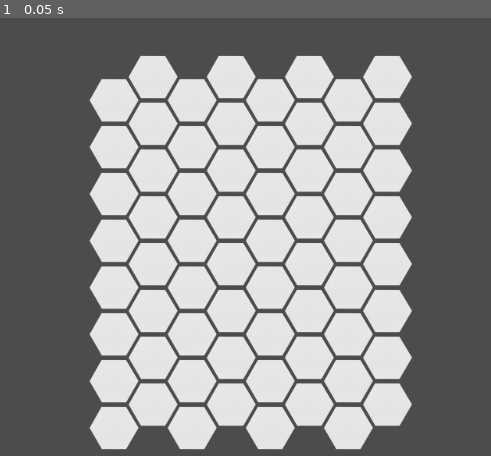
Above: before the commit, frame 1.
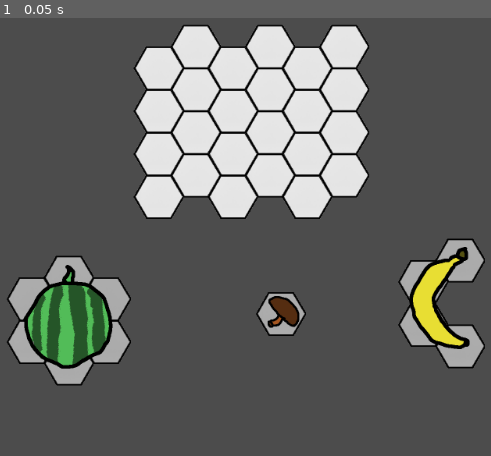
Above: after the commit, the same moment.

Repository: zhimingc/cook-bag
Game: Godot game, scene res://Main/Sandbox.tscn
The game is run twice, just before and just after one commit, with the same random seed, the same clock (stepped at 60 frames per second) and the same inputs.
Inputs:
- Up to frame 1 (0.05 s): no input

The runs differ from the first frame. In frame 1, 49% of the frame differs, in the area x 1-99%, y 1-99%.

Commit message:
Added hex items and dragging

Diff:
--- /dev/null
+++ b/HexGridManager/HexCell.gd
@@ -0,0 +1,20 @@
+extends Node2D
+
+class_name HexCell
+
+signal mouse_entered_hex
+signal mouse_exit_hex
+
+var coordinates : Vector2
+var area : Area2D
+
+func _ready():
+	area = $Area2D
+	area.connect("mouse_entered", self, "on_mouse_entered")
+	area.connect("mouse_exited", self, "on_mouse_exit")
+
+func on_mouse_entered():
+	emit_signal("mouse_entered_hex", self)
+
+func on_mouse_exit():
+	emit_signal("mouse_exit_hex", self)
--- /dev/null
+++ b/HexGridManager/HexCell.tscn
@@ -0,0 +1,15 @@
+[gd_scene load_steps=3 format=2]
+
+[ext_resource path="res://Assets/basic-hexagon-border.png" type="Texture" id=1]
+[ext_resource path="res://HexGridManager/HexCell.gd" type="Script" id=2]
+
+[node name="HexGrid" type="Node2D"]
+script = ExtResource( 2 )
+
+[node name="Sprite" type="Sprite" parent="."]
+texture = ExtResource( 1 )
+
+[node name="Area2D" type="Area2D" parent="."]
+
+[node name="CollisionShape2D" type="CollisionPolygon2D" parent="Area2D"]
+polygon = PoolVector2Array( -31, -53, 33, -53, 63, 0, 32, 55, -31, 55, -61, -1 )
--- a/HexGridManager/HexGrid.tscn
+++ /dev/null
@@ -1,8 +0,0 @@
-[gd_scene load_steps=2 format=2]
-
-[ext_resource path="res://Assets/basic-hexagon.png" type="Texture" id=1]
-
-[node name="HexGrid" type="Node2D"]
-
-[node name="Sprite" type="Sprite" parent="."]
-texture = ExtResource( 1 )
--- a/HexGridManager/HexGridManager.gd
+++ b/HexGridManager/HexGridManager.gd
@@ -1,72 +1,27 @@
 extends Node2D
+
+class_name HexGridManager
 
 export var hexgrid_obj : PackedScene
 export var grid_dims	: Vector2
+export var grid_pixel_size : Vector2
 export var grid_scale	: float
 export var grid_offset	: Vector2
 
-class Array2D:
-	var array = []
-	var dims : Vector2
-
-	func _init():
-		pass
-
-	func init_grid(grid_dims):
-		array.clear()
-		dims = grid_dims
-		for y in dims[1]:
-			for x in dims[0]:
-#				if (x % 2 == 0 and y == 0) or (x % 2 == 1 and y == dims[1] - 1):
-#					array.append(0)
-#				else:
-				array.append(1)
-
-	func get_elem(x, y):
-		var index = x + (y * dims[0])
-		if index < array.size():
-			return array[index]
-		return -1
-
-	func set_elem(x, y, elem):
-		var index = x + (y * dims[0])
-		if index < array.size():
-			array[index] = elem
-
-var grid : Array2D
-var gridObjs = []
+var grid : Utils.HexGrid
 
 # Called when the node enters the scene tree for the first time.
 func _ready():
 	# init grid
-	get_grid().init_grid(grid_dims)
+	grid = Utils.HexGrid.new()
+	grid.init_grid(grid_dims, grid_pixel_size, grid_scale)
 	# draw grid here
-	draw_grid()
+	var final_scale = grid_pixel_size * grid_scale
+	var origin_offset = Vector2(2.0, 1.0)
+	var origin = Vector2(-grid_dims[0], -grid_dims[1]) / origin_offset * final_scale
+	grid.draw_grid(self, origin)
+	for obj in grid.gridObjs:
+		obj.connect("mouse_entered_hex", self, "on_mouse_entered")
 
-# @@ need to offset hex tiles for grid here
-func draw_grid():
-	var origin = Vector2(-grid.dims[0], grid.dims[1]) * grid_scale * grid_offset / Vector2(2, 2)
-	var quart_y_step = (grid_offset[1] / 4) * grid_scale
-	for y in grid.dims[1]:
-		for x in grid.dims[0]:
-			if grid.get_elem(x, y) == 0:
-				continue
-			var newGrid = hexgrid_obj.instance() as Node2D
-			newGrid.position = origin + Vector2(x * grid_offset[0], y * -grid_offset[1]) * grid_scale
-			if x % 2 == 0:
-				newGrid.position.y += quart_y_step
-			else:
-				newGrid.position.y -= quart_y_step
-			newGrid.scale = Vector2.ONE * grid_scale
-			add_child(newGrid)
-			gridObjs.append(newGrid)
-
-func set_dims(new_dims):
-	grid_dims = new_dims
-	get_grid().init_grid(grid_dims)
-	draw_grid()
-
-func get_grid():
-	if grid == null:
-		grid = Array2D.new()
-	return grid
+func on_mouse_entered(hex):
+	pass
--- /dev/null
+++ b/Item/Banana/Banana.gd
@@ -0,0 +1,14 @@
+extends "res://Item/Item.gd"
+
+# Called when the node enters the scene tree for the first time.
+func _ready():
+	._ready()
+	shape.grid_array.array = [1, 1,
+							  1, 0,
+							  0, 1]
+	shape.grid_array.dims = Vector2(2, 3)
+	gen_grid()
+
+# Called every frame. 'delta' is the elapsed time since the previous frame.
+#func _process(delta):
+#	pass
--- /dev/null
+++ b/Item/Banana/Banana.tscn
@@ -0,0 +1,14 @@
+[gd_scene load_steps=3 format=2]
+
+[ext_resource path="res://Item/Banana/banana.png" type="Texture" id=1]
+[ext_resource path="res://Item/Banana/Banana.gd" type="Script" id=2]
+
+[node name="Banana" type="Node2D"]
+script = ExtResource( 2 )
+
+[node name="Sprite" type="Sprite" parent="."]
+self_modulate = Color( 0.956863, 0.917647, 0.211765, 1 )
+position = Vector2( 20, 36 )
+scale = Vector2( 0.5, 0.5 )
+z_index = 1
+texture = ExtResource( 1 )
--- /dev/null
+++ b/Item/Item.gd
@@ -0,0 +1,59 @@
+extends Node2D
+
+enum INTERACT_STATE {
+	idle,
+	hover,
+	drag
+}
+
+var hexgrid : HexGridManager
+
+var shape : Utils.HexGrid
+var state = INTERACT_STATE.idle
+var mouse_offset
+var selected_hex = []
+
+# Called when the node enters the scene tree for the first time.
+func _ready():
+	hexgrid = get_tree().get_root().get_node("HexGridMan")
+	shape = Utils.HexGrid.new()
+	shape.grid_pixel = Vector2(95, 110)
+	shape.grid_scale = 0.5
+
+func _process(delta):
+	match state:
+		INTERACT_STATE.hover:
+			if Input.is_action_just_pressed("lmb"):
+				set_state(INTERACT_STATE.drag)
+			pass
+		INTERACT_STATE.drag:
+			position = get_global_mouse_position() + mouse_offset
+			if Input.is_action_just_released("lmb"):
+				set_state(INTERACT_STATE.idle)
+			pass
+
+func set_state(new_state):
+	state = new_state
+	match state:
+		INTERACT_STATE.idle:
+			if selected_hex.size() > 0:
+				set_state(INTERACT_STATE.hover)
+		INTERACT_STATE.drag:
+			mouse_offset = position - get_global_mouse_position()
+
+func gen_grid():
+	shape.draw_grid(self, Vector2(0,0))
+	for obj in shape.gridObjs:
+		obj.connect("mouse_entered_hex", self, "mouse_enter")
+		obj.connect("mouse_exit_hex", self, "mouse_exit")
+		obj.modulate = Color.gray
+
+func mouse_enter(hex : HexCell):
+	selected_hex.append(hex)
+	if state == INTERACT_STATE.idle:
+		set_state(INTERACT_STATE.hover)
+
+func mouse_exit(hex : HexCell):
+	selected_hex.erase(hex)
+	if selected_hex.size() == 0 and state == INTERACT_STATE.hover:
+		set_state(INTERACT_STATE.idle)
--- /dev/null
+++ b/Item/Item.tscn
@@ -0,0 +1,9 @@
+[gd_scene load_steps=2 format=2]
+
+[ext_resource path="res://Item/Item.gd" type="Script" id=1]
+
+[node name="Item" type="Node2D"]
+script = ExtResource( 1 )
+
+[node name="Sprite" type="Sprite" parent="."]
+z_index = 1
--- /dev/null
+++ b/Item/Mushroom/Mushroom.gd
@@ -0,0 +1,8 @@
+extends "res://Item/Item.gd"
+
+# Called when the node enters the scene tree for the first time.
+func _ready():
+	._ready()
+	shape.grid_array.array = [1]
+	shape.grid_array.dims = Vector2(1, 1)
+	gen_grid()
--- /dev/null
+++ b/Item/Mushroom/Mushroom.tscn
@@ -0,0 +1,15 @@
+[gd_scene load_steps=3 format=2]
+
+[ext_resource path="res://Item/Mushroom/Mushroom.gd" type="Script" id=1]
+[ext_resource path="res://Item/Mushroom/mushroom.png" type="Texture" id=2]
+
+[node name="Mushroom" type="Node2D"]
+position = Vector2( -305, 76 )
+script = ExtResource( 1 )
+
+[node name="Sprite" type="Sprite" parent="."]
+self_modulate = Color( 0.843137, 0.443137, 0.168627, 1 )
+position = Vector2( 0, 12 )
+scale = Vector2( 0.5, 0.5 )
+z_index = 1
+texture = ExtResource( 2 )
--- /dev/null
+++ b/Item/Watermelon/Watermelon.gd
@@ -0,0 +1,10 @@
+extends "res://Item/Item.gd"
+
+# Called when the node enters the scene tree for the first time.
+func _ready():
+	._ready()
+	shape.grid_array.array = [1, 1, 1,
+							  1, 1, 1,
+							  0, 1, 0]
+	shape.grid_array.dims = Vector2(3, 3)
+	gen_grid()
--- /dev/null
+++ b/Item/Watermelon/Watermelon.tscn
@@ -0,0 +1,14 @@
+[gd_scene load_steps=3 format=2]
+
+[ext_resource path="res://Item/Watermelon/Watermelon.gd" type="Script" id=1]
+[ext_resource path="res://Item/Watermelon/watermelon.png" type="Texture" id=2]
+
+[node name="Watermelon" type="Node2D"]
+script = ExtResource( 1 )
+
+[node name="Sprite" type="Sprite" parent="."]
+self_modulate = Color( 0.423529, 0.960784, 0.45098, 1 )
+position = Vector2( 45, 40 )
+scale = Vector2( 0.5, 0.5 )
+z_index = 1
+texture = ExtResource( 2 )
--- a/Main/Sandbox.tscn
+++ b/Main/Sandbox.tscn
@@ -1,7 +1,10 @@
-[gd_scene load_steps=3 format=2]
+[gd_scene load_steps=6 format=2]
 
 [ext_resource path="res://HexGridManager/HexGridManager.gd" type="Script" id=1]
-[ext_resource path="res://HexGridManager/HexGrid.tscn" type="PackedScene" id=2]
+[ext_resource path="res://HexGridManager/HexCell.tscn" type="PackedScene" id=2]
+[ext_resource path="res://Item/Banana/Banana.tscn" type="PackedScene" id=3]
+[ext_resource path="res://Item/Watermelon/Watermelon.tscn" type="PackedScene" id=4]
+[ext_resource path="res://Item/Mushroom/Mushroom.tscn" type="PackedScene" id=5]
 
 [node name="Node2D" type="Node2D"]
 
@@ -11,6 +14,15 @@
 [node name="HexGridMan" type="Node2D" parent="."]
 script = ExtResource( 1 )
 hexgrid_obj = ExtResource( 2 )
-grid_dims = Vector2( 8, 8 )
+grid_dims = Vector2( 6, 4 )
+grid_pixel_size = Vector2( 95, 110 )
 grid_scale = 0.5
-grid_offset = Vector2( 100, 120 )
+
+[node name="Banana" parent="." instance=ExtResource( 3 )]
+position = Vector2( 196, 54 )
+
+[node name="Watermelon" parent="." instance=ExtResource( 4 )]
+position = Vector2( -305, 76 )
+
+[node name="Mushroom" parent="." instance=ExtResource( 5 )]
+position = Vector2( 14, 95 )
--- /dev/null
+++ b/Utils/Utils.gd
@@ -0,0 +1,60 @@
+extends Object
+
+class_name Utils
+
+class Array2D:
+	var array = []
+	var dims : Vector2
+
+	func _init():
+		pass
+
+	func init_array(array_dims):
+		array.clear()
+		dims = array_dims
+		for y in dims[1]:
+			for x in dims[0]:
+				array.append(1)
+
+	func get_elem(x, y):
+		var index = x + (y * dims[0])
+		if index < array.size():
+			return array[index]
+		return -1
+
+	func set_elem(x, y, elem):
+		var index = x + (y * dims[0])
+		if index < array.size():
+			array[index] = elem
+
+class HexGrid:
+	var grid_array : Array2D
+	var gridObjs = []
+	var grid_pixel
+	var grid_scale
+
+	func _init():
+		grid_array = Array2D.new()
+
+	func init_grid(grid_dims, _grid_pixel = 32, _grid_scale = 1):
+		grid_array.init_array(grid_dims)
+		grid_pixel = _grid_pixel
+		grid_scale = _grid_scale
+
+	func draw_grid(parent, origin):
+		var grid_obj = preload("res://HexGridManager/HexCell.tscn")
+		var final_scale = grid_pixel * grid_scale
+		var quart_y_step = final_scale.y / 4
+		for y in grid_array.dims[1]:
+			for x in grid_array.dims[0]:
+				if grid_array.get_elem(x, y) == 0:
+					continue
+				var newGrid = grid_obj.instance() as Node2D
+				newGrid.position = origin + Vector2(x * final_scale[0], y * final_scale[1])
+				if x % 2 == 0:
+					newGrid.position.y += quart_y_step
+				else:
+					newGrid.position.y -= quart_y_step
+				newGrid.scale = Vector2.ONE * grid_scale
+				parent.add_child(newGrid)
+				gridObjs.append(newGrid)
--- a/project.godot
+++ b/project.godot
@@ -8,11 +8,41 @@
 
 config_version=4
 
+_global_script_classes=[ {
+"base": "Node2D",
+"class": "HexCell",
+"language": "GDScript",
+"path": "res://HexGridManager/HexCell.gd"
+}, {
+"base": "Node2D",
+"class": "HexGridManager",
+"language": "GDScript",
+"path": "res://HexGridManager/HexGridManager.gd"
+}, {
+"base": "Object",
+"class": "Utils",
+"language": "GDScript",
+"path": "res://Utils/Utils.gd"
+} ]
+_global_script_class_icons={
+"HexCell": "",
+"HexGridManager": "",
+"Utils": ""
+}
+
 [application]
 
 config/name="forage-bag"
 run/main_scene="res://Main/Sandbox.tscn"
 config/icon="res://icon.png"
+
+[input]
+
+lmb={
+"deadzone": 0.5,
+"events": [ Object(InputEventMouseButton,"resource_local_to_scene":false,"resource_name":"","device":0,"alt":false,"shift":false,"control":false,"meta":false,"command":false,"button_mask":0,"position":Vector2( 0, 0 ),"global_position":Vector2( 0, 0 ),"factor":1.0,"button_index":1,"pressed":false,"doubleclick":false,"script":null)
+ ]
+}
 
 [physics]
 
Binary file added: Assets/basic-hexagon-border.png
Not shown, added: Assets/basic-hexagon-border.png.import
Binary file added: Item/Banana/banana.png
Not shown, added: Item/Banana/banana.png.import
Binary file added: Item/Mushroom/mushroom.png
Not shown, added: Item/Mushroom/mushroom.png.import
Binary file added: Item/Watermelon/watermelon.png
Not shown, added: Item/Watermelon/watermelon.png.import
